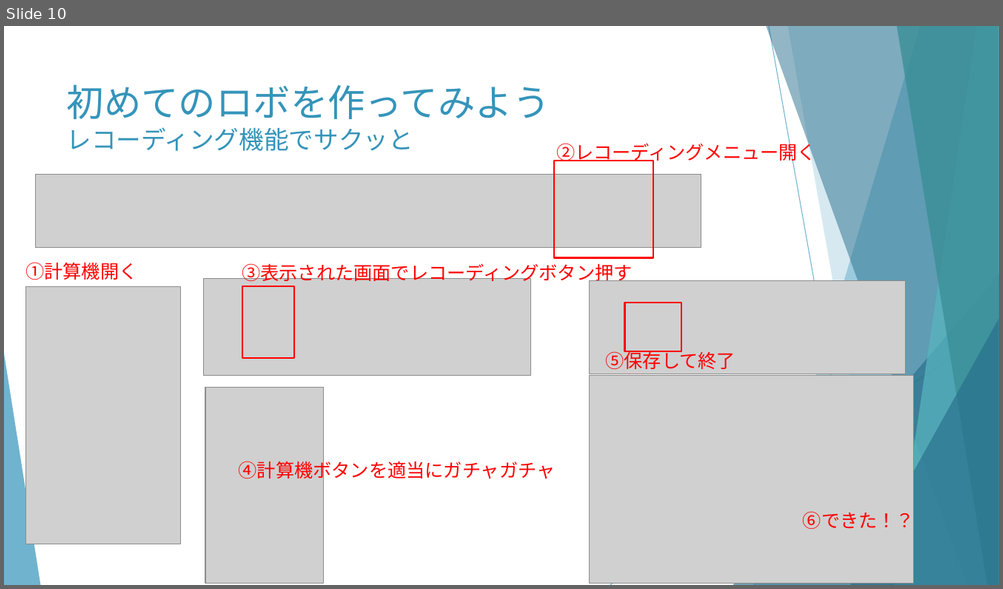
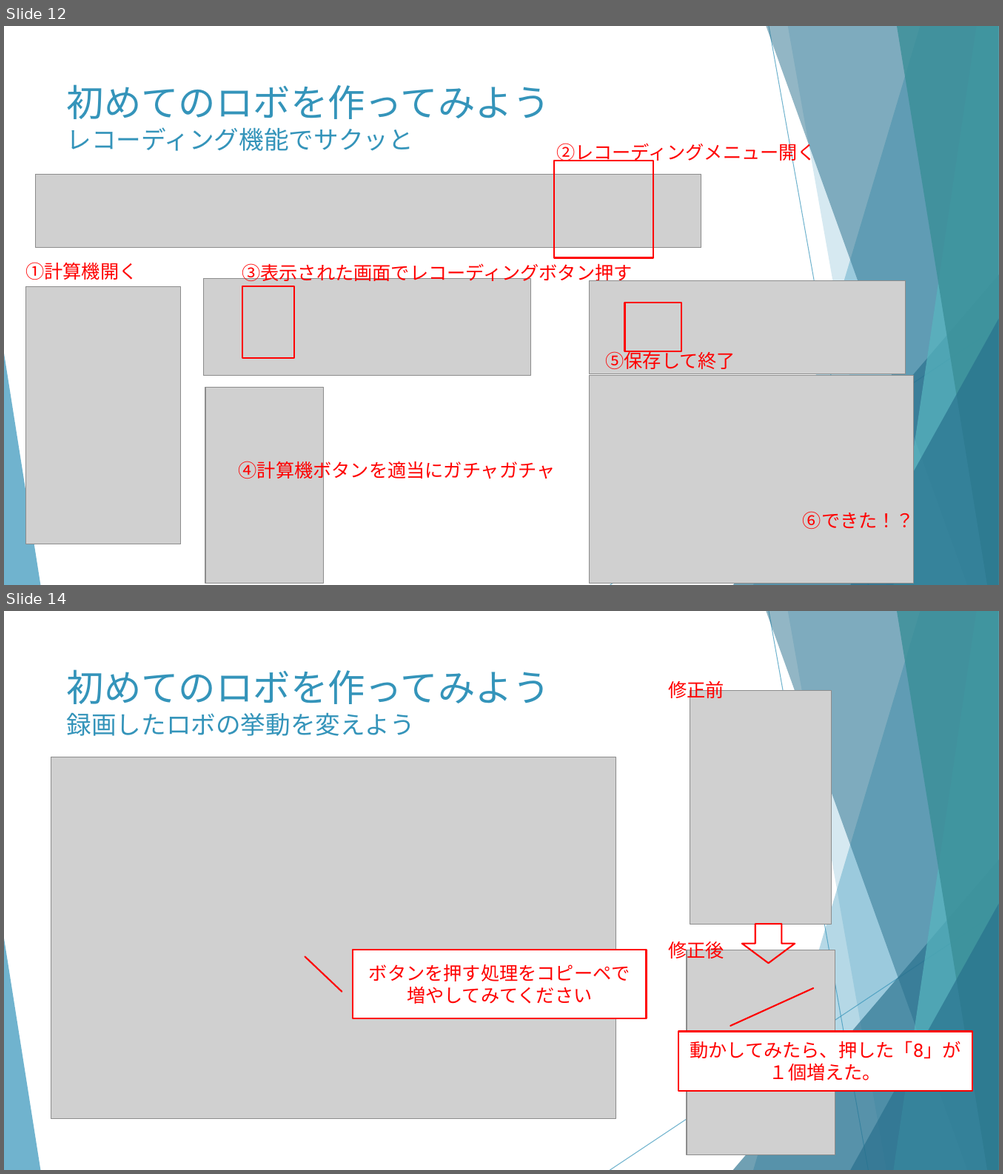
Before and after one commit to huangweijing/rpastudy, a slide deck: 020_RPA技術実施/20210218_RPA概要とUiPath環境構築/20210218_RPA概要とUiPath環境構築.pptx. Shown one above the other, each under a label of ours: slide 10 before the commit, slides 12 and 14 after it; the slides between them are not shown. The pictures are 1003x589 and 1003x1174 pixels, drawn with LibreOffice and Linux fonts; fonts in the diff are those of the drawing; grey boxes stand for pictures. Boxes give left, top, right and bottom in pixels: in the first picture for what was removed or moved away, otherwise in the second. Text is boxed around its words. In the diff, an @@ line names an element or a change of style, - is before the commit and + after.

```diff
--- a/020_RPA技術実施/20210218_RPA概要とUiPath環境構築/20210218_RPA概要とUiPath環境構築.pptx
+++ b/020_RPA技術実施/20210218_RPA概要とUiPath環境構築/20210218_RPA概要とUiPath環境構築.pptx
@@ slide 14 added at (x1=4, y1=611, x2=999, y2=1170), background #FFFFFF; not listed: 10 template elements that a slide beside it also shows @@
@@ title added at (x1=67, y1=669, x2=550, y2=736), 24 pt, text #3494BA @@
+初めてのロボを作ってみよう
+録画したロボの挙動を変えよう
@@ text added at (x1=668, y1=678, x2=724, y2=702), 18 pt, text #FF0000 @@
+修正前
@@ picture added at (x1=691, y1=690, x2=831, y2=924) @@
@@ picture added at (x1=51, y1=758, x2=616, y2=1119) @@
@@ text added at (x1=668, y1=938, x2=724, y2=962), 18 pt, text #FF0000 @@
+修正後
@@ right arrow added at (x1=742, y1=924, x2=795, y2=964), outline #FF0000 1.5 pt @@
@@ border callout added at (x1=353, y1=951, x2=646, y2=1019), fill #FFFFFF, outline #FF0000 1.5 pt, 18 pt, text #FF0000 @@
+ボタンを押す処理をコピーペで増やしてみてください
@@ picture added at (x1=687, y1=951, x2=835, y2=1156) @@
@@ border callout added at (x1=678, y1=1032, x2=972, y2=1091), fill #FFFFFF, outline #FF0000 1.5 pt, 18 pt, text #FF0000 @@
+動かしてみたら、押した「8」が１個増えた。
@@ what was slide 10 is now slide 12 @@
```
Also in this commit, not shown: 5 slides changed, 3 other slides added, 1 slide removed, 2 other files.
